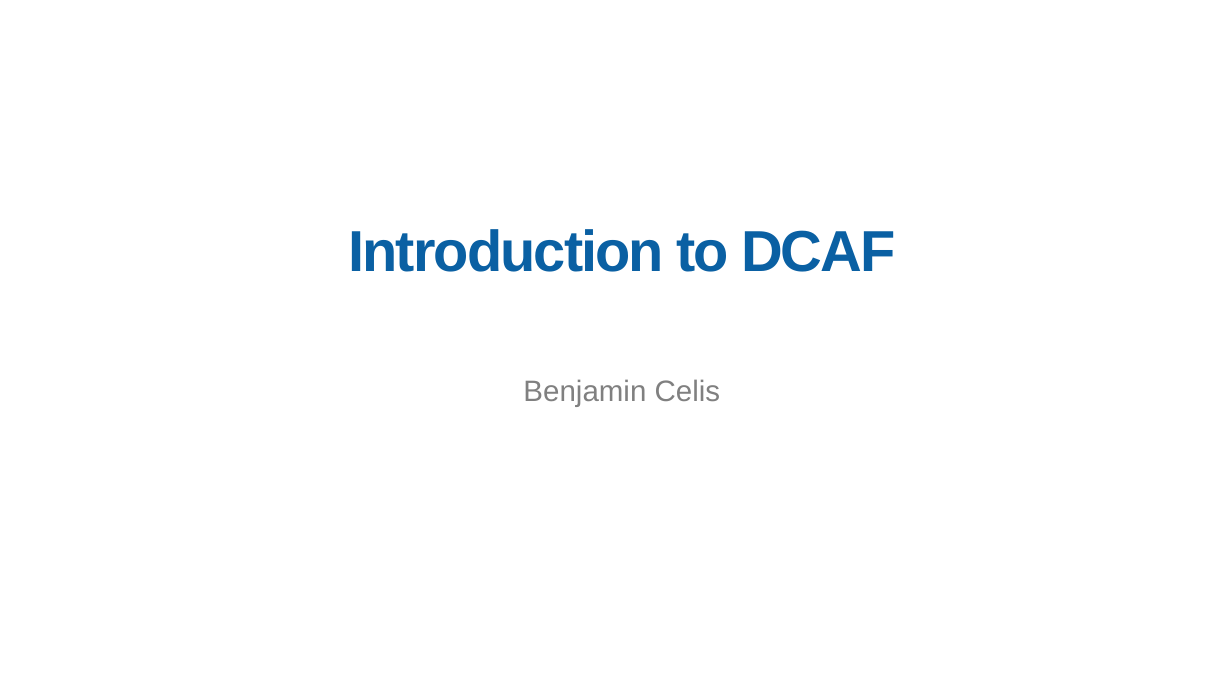
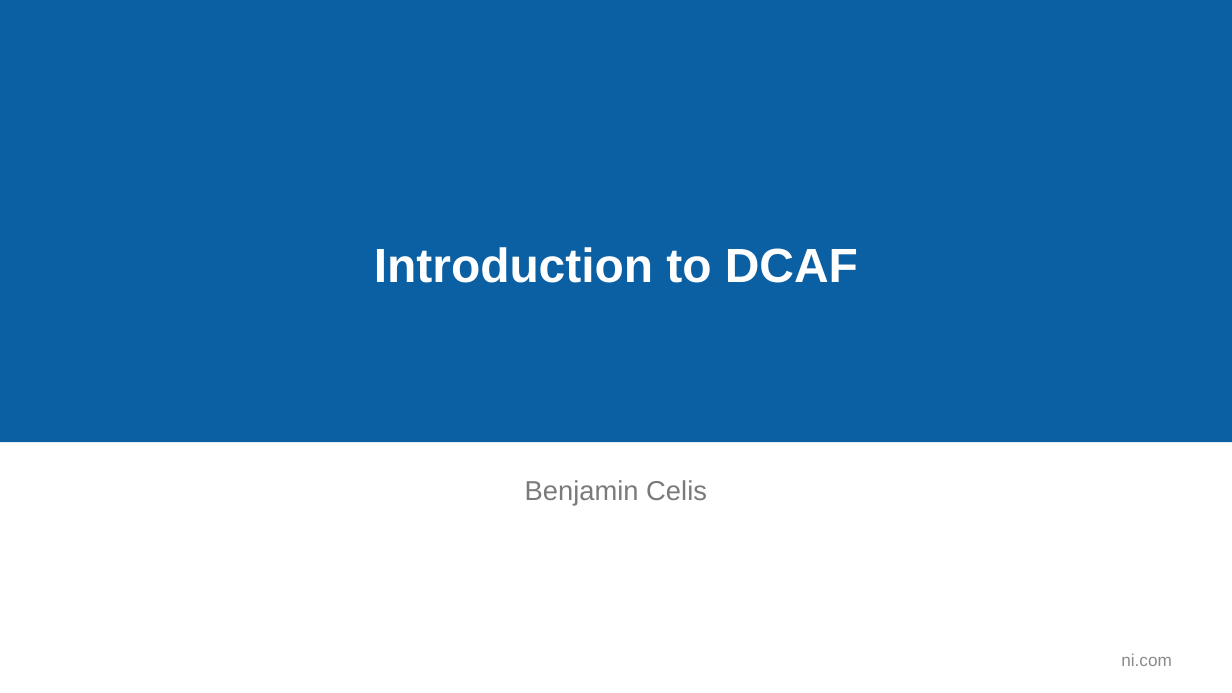
Before and after one commit to LabVIEW-DCAF/Documentation, a slide deck: slide 1 of Trunk/Presentations/A_Introduction to DCAF.pptx. Drawn at 1232x693 pixels with LibreOffice and Linux fonts; fonts in the diff are those of the drawing; background and template pictures are left out. Boxes give left, top, right and bottom in pixels: in the first picture for what was removed or moved away, otherwise in the second. Text is boxed around its words. In the diff, an @@ line names an element or a change of style, - is before the commit and + after.

Commit message:
Bringing changes from the Training to the Defaults
Cleaned up the templates, changed some of the graphs to match up with the content on the DCAF Training.

```diff
--- a/Trunk/Presentations/A_Introduction to DCAF.pptx
+++ b/Trunk/Presentations/A_Introduction to DCAF.pptx
@@ rectangle added at (x1=0, y1=0, x2=1232, y2=443), fill #0A60A3 @@
@@ title "Introduction to DCAF" moved from (x1=348, y1=229, x2=896, y2=272) to (x1=374, y1=247, x2=858, y2=283) @@
@@ title "Introduction to DCAF" at (x1=374, y1=247, x2=858, y2=283): size 45 to 37.3 pt, text colour #0A60A3 to #FFFFFF, letter spacing -1.5 to 0 pt; line spacing 45pt to 0.9 @@
@@ text "Benjamin Celis" moved from (x1=523, y1=379, x2=721, y2=407) to (x1=525, y1=480, x2=707, y2=504) @@
@@ text "Benjamin Celis" at (x1=525, y1=480, x2=707, y2=504): size 23 to 21.3 pt, text colour #808080 to #7A7A7A; more space between paragraphs @@
@@ text added at (x1=1121, y1=653, x2=1171, y2=666), 13.3 pt, text #8C8C8C @@
+ni.com
```
Also in this commit, not shown: 26 other slides changed, 2 other files.
